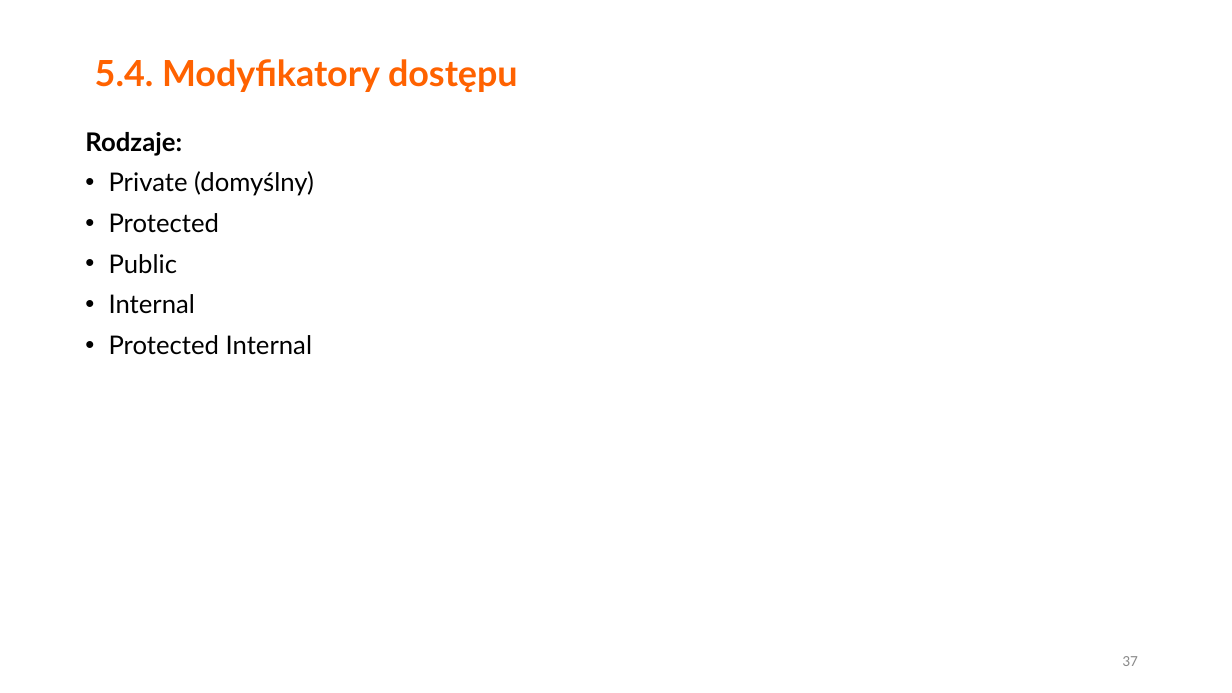
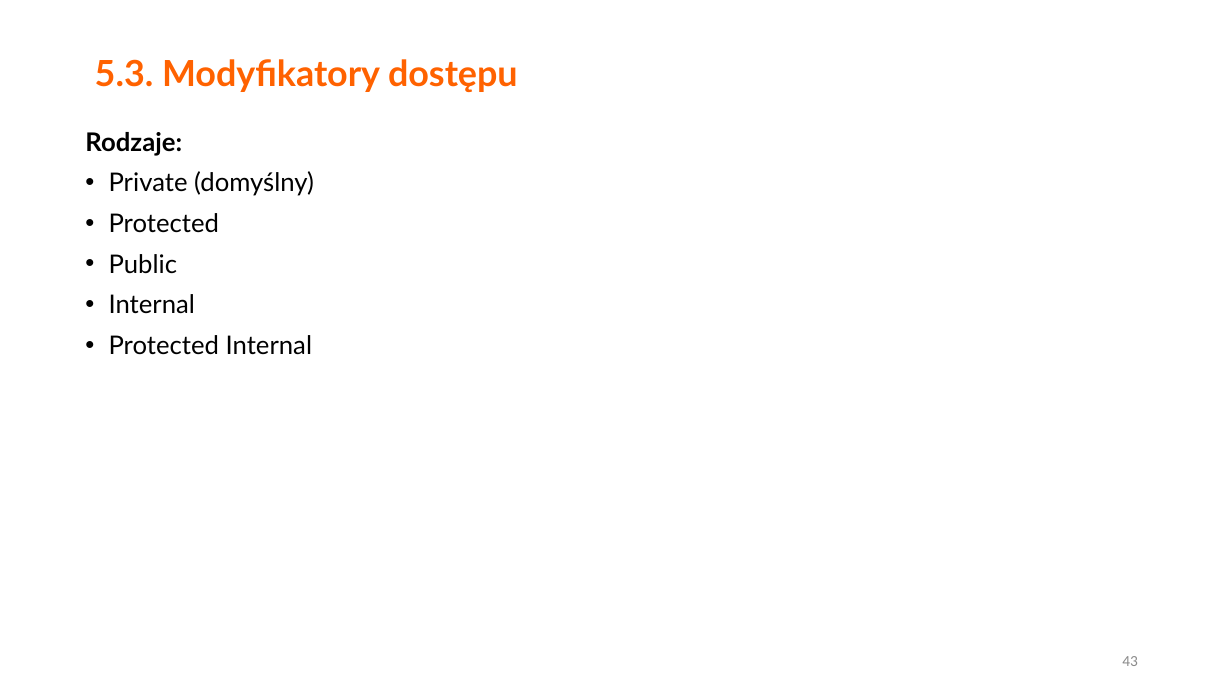
Before and after one commit to morelq/PodstawyCsharp, a slide deck: slide 43 of Podstawy Csharp v2.pptx (slide 37 before the commit). Drawn at 1232x693 pixels with LibreOffice and Linux fonts; fonts in the diff are those of the drawing. Boxes give left, top, right and bottom in pixels: in the first picture for what was removed or moved away, otherwise in the second. Text is boxed around its words. In the diff, an @@ line names an element or a change of style, - is before the commit and + after.

```diff
--- a/Podstawy Csharp v2.pptx
+++ b/Podstawy Csharp v2.pptx
@@ title at [95,59,518,92]: text changed @@
-5.4. Modyfikatory dostępu
+5.3. Modyfikatory dostępu
@@ page number at [1122,656,1138,666]: text changed @@
-37
+43
```
Also in this commit, not shown: 19 other slides changed, 10 slides added, 3 slides removed, 14 other files.
